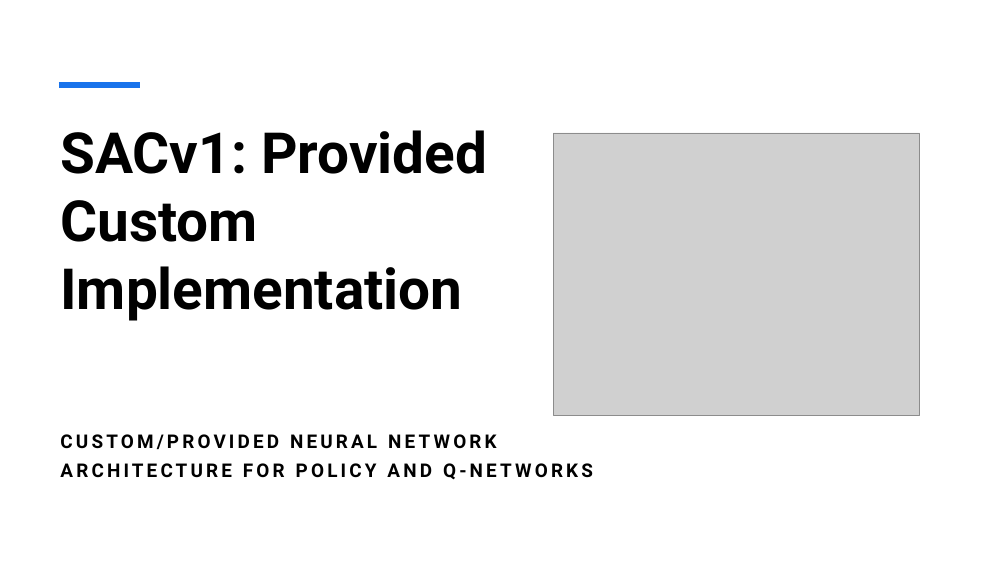
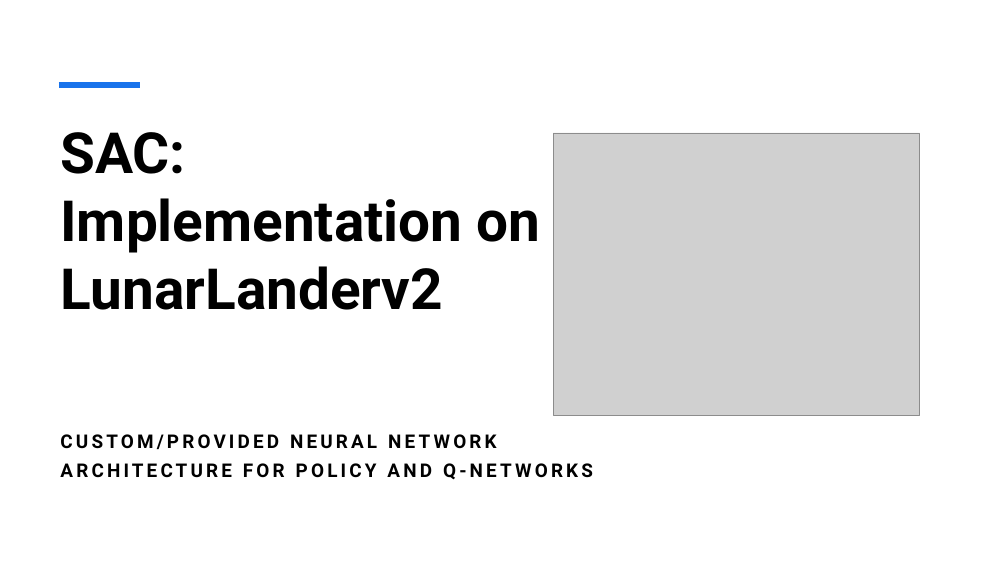
Before and after one commit to viszwak/rl-sample-efficiency, a slide deck: slide 13 of investigations/presentation/SAC.pptx. Drawn at 1008x567 pixels with LibreOffice and Linux fonts; fonts in the diff are those of the drawing; grey boxes stand for pictures. Boxes give left, top, right and bottom in pixels: in the first picture for what was removed or moved away, otherwise in the second. Text is boxed around its words. In the diff, an @@ line names an element or a change of style, - is before the commit and + after.

```diff
--- a/investigations/presentation/SAC.pptx
+++ b/investigations/presentation/SAC.pptx
@@ title at (x1=60, y1=132, x2=540, y2=310): text changed @@
-SACv1: Provided Custom Implementation
+SAC:
+Implementation on
+LunarLanderv2
```
Also in this commit, not shown: 2 other slides changed, 12 slides added, 9 slides removed, 1 other file.
